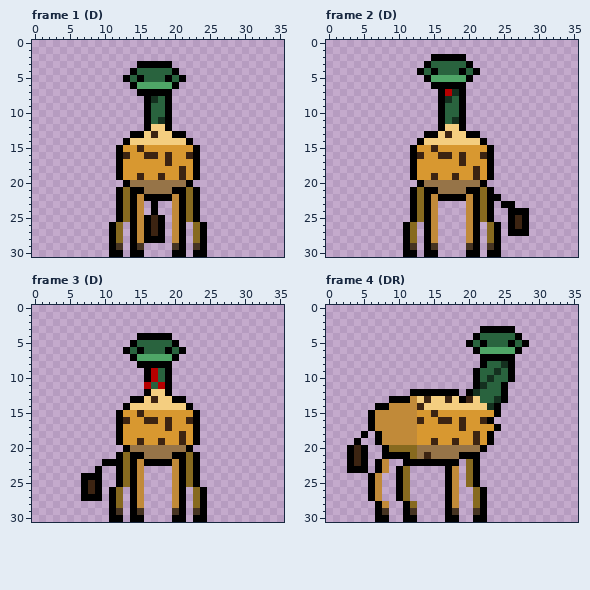
Pixel-art file: assets/enemies/09_questing_beast.aseprite. That is the earlier state.
36x31 pixels, 15 frames. Shown: frame 1 (D), frame 2 (D), frame 3 (D), frame 4 (DR). The commit also changed other frames, which this record leaves out.
And afterwards:
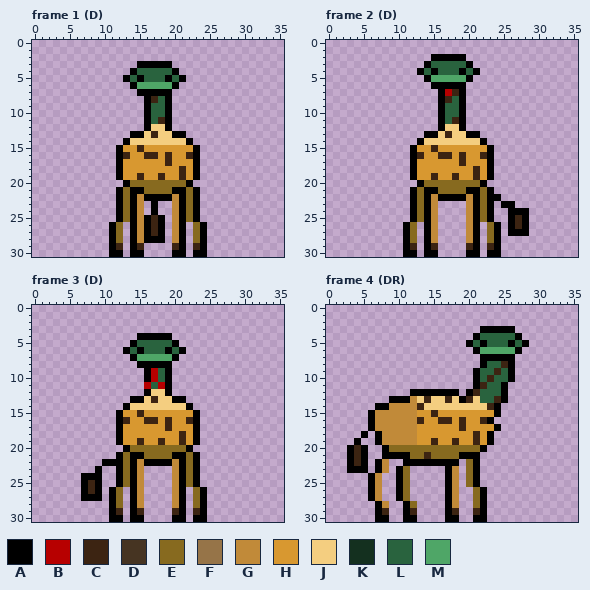
Palette (. is transparent): A #000000  B #b70000  C #3c2412  D #463422  E #876a1f  F #967448  G #c18a39  H #d89830  J #f4ce80  K #14301f  L #29633e  M #4fa667
Edits made:
Frame 1 (D):
y 8: x 17 K -> C
y 11: x 18 K -> C
y 20: x 14..21 FFFFFFFF -> EEEEEEEE
y 21: x 16..19 FFFF -> EEEE
y 29: x 12 D -> C; x 15 D -> C; x 20 D -> C; x 23 D -> C
Frame 2 (D):
y 7: x 18 K -> C
y 8: x 17 K -> C
y 11: x 18 K -> C
y 20: x 14..21 FFFFFFFF -> EEEEEEEE
y 21: x 16..19 FFFF -> EEEE
y 29: x 12 D -> C; x 15 D -> C; x 20 D -> C; x 23 D -> C
Frame 3 (D):
y 20: x 14..21 FFFFFFFF -> EEEEEEEE
y 21: x 16..19 FFFF -> EEEE
y 29: x 12 D -> C; x 15 D -> C; x 20 D -> C; x 23 D -> C
Frame 4 (DR):
y 8: x 25 K -> C
y 9: x 24 K -> C
y 10: x 23 K -> C
y 11: x 22 K -> C
y 12: x 21 K -> C
y 13: x 24 K -> C
y 14: x 23 K -> C
y 20: x 13..21 FFFFFFFFF -> EEEEEEEEE
y 21: x 13 F -> E; x 15..18 FFFF -> EEEE
y 29: x 8 D -> C; x 12 D -> C; x 18 D -> C; x 21 D -> C
